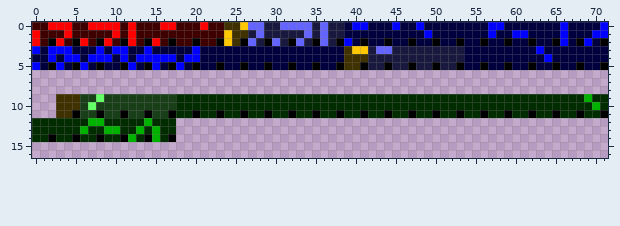
One commit to this sprite sheet: run/snap1.png. Above, as it was before the edit.
The file is 72x60 pixels. Shown: x 0..71, y 0..16.
New version:
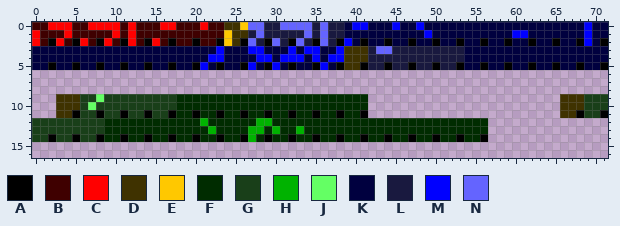
Palette (. is transparent): A #000000  B #3f0000  C #ff0000  D #3f3200  E #ffc800  F #002c00  G #193f19  H #00b200  J #64ff64  K #00003f  L #19193f  M #0000ff  N #6464ff
The edit:
@@ x 0..71 @@
- 0 BBCCCBBCCCCBCBBBCCBBBCBBDDENNLLNNNNLNLLKMMKKKMKKMKKKKKKKKMMKKKKKKKMKKKKM
- 1 CBBBCBBBBBCBCBBBBBBBBBBBEDDLNLLLLLNLNLLKKKKKKKKKKMKKKKKKKMKKMMKKKKMKKKMM
- 2 CBACBACBACBACBACBABBABBAEDANLANLANLANLAMKAKKAKKAKKAKKAKKAKKAKKAKKAMKAMKA
- 3 MKMMMKKKMKMMKKMKKKKKMKKKKKKKKKKKKKKKKKKDEELNNLLLLLLLLLKKKKKKKKKMKKKKKKKK
- 4 KKMKMMKMMMKMKMMMMMKMMKKKKKKKKKKKKKKKKKKDDDLLLLLLLLLLLLKKKKKKKKKKMKKKKKKK
- 5 MKAMKAMKAKKAMKAMKAMKAKKAKKAKKAKKAKKAKKADDALLALLALLALLAKKAKKAKKAKKAKKAKKA
+ 0 BBCCCBBCCCCBCBBBCCBBBCBBDDENNLLNNNNLNLLKMMKKKMKKMKKKKKKKKKKKKKKKKKKKKMKK
+ 1 CBBBCBBBBBCBCBBBBBBBBBBBEDDLNLLLLLNLNLLKKKKKKKKKKMKKKKKKKKKKMMKKKKKKKMKK
+ 2 CBACBACBACBACBACBABBABBAEDANLANLANLANLAMKAKKAKKAKKAKKAKKAKKAKKAKKAKKAMKA
+ 3 KKKKKKKKKKKKKKKKKKKKKKKMKKKMMKKKMKMMKKMDDDLNNLLLLLLLLLKKKKKKKKKKKKKKKKKK
+ 4 KKKKKKKKKKKKKKKKKKKKKKMMKKKKMMKMMMKMKMMDDDLLLLLLLLLLLLKKKKKKKKKKKKKKKKKK
+ 5 KKAKKAKKAKKAKKAKKAKKAMKAKKAMKAMKAKKAMKADDALLALLALLALLAKKAKKAKKAKKAKKAKKA
  6 ........................................................................
@@ x 0..71 @@
  8 ........................................................................
- 9 ...DDDGGJGGGGGGGGGFFFFFFFFFFFFFFFFFFFFFFFFFFFFFFFFFFFFFFFFFFFFFFFFFFFHFF
-10 ...DDDGJGGGGGGGGGGFFFFFFFFFFFFFFFFFFFFFFFFFFFFFFFFFFFFFFFFFFFFFFFFFFFFHF
-11 ...DDAGGAGGAGGAGGAFFAFFAFFAFFAFFAFFAFFAFFAFFAFFAFFAFFAFFAFFAFFAFFAFFAFFA
-12 FFFFFFFHHFFFFFHFFF......................................................
-13 FFFFFFHFFHHFFHFHFF......................................................
-14 FFAFFAFFAFFAHFAHFA......................................................
+ 9 ...DDDGGJGGGGGGGGGFFFFFFFFFFFFFFFFFFFFFFFF........................DDDGGG
+10 ...DDDGJGGGGGGGGGGFFFFFFFFFFFFFFFFFFFFFFFF........................DDDGGG
+11 ...DDAGGAGGAGGAGGAFFAFFAFFAFFAFFAFFAFFAFFA........................DDAGGA
+12 GGGGGGGGGFFFFFFFFFFFFHFFFFFFHHFFFFFFFFFFFFFFFFFFFFFFFFFFF...............
+13 GGGGGGGGGFFFFFFFFFFFFFHFFFFHHFHFFHFFFFFFFFFFFFFFFFFFFFFFF...............
+14 GGAGGAGGAFFAFFAFFAFFAFFAFFAHFAFFAFFAFFAFFAFFAFFAFFAFFAFFA...............
 15 ........................................................................
Boxes around the changes in both pictures, in picture pixels (x1, y1, x2, y2):
changed: (488, 22, 504, 38)
changed: (536, 22, 608, 62)
changed: (32, 46, 224, 70)
changed: (248, 46, 368, 70)
changed: (32, 94, 608, 142)
